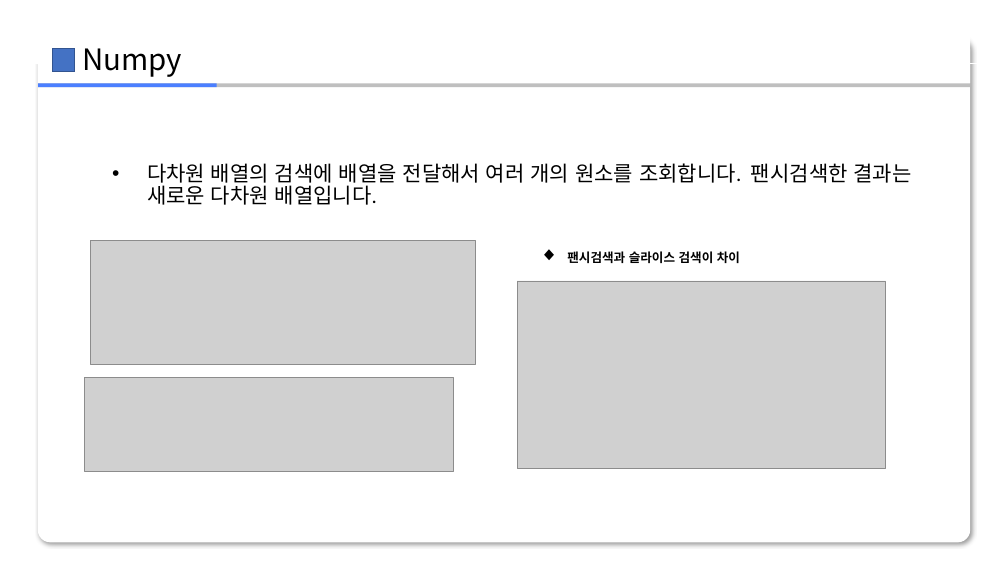
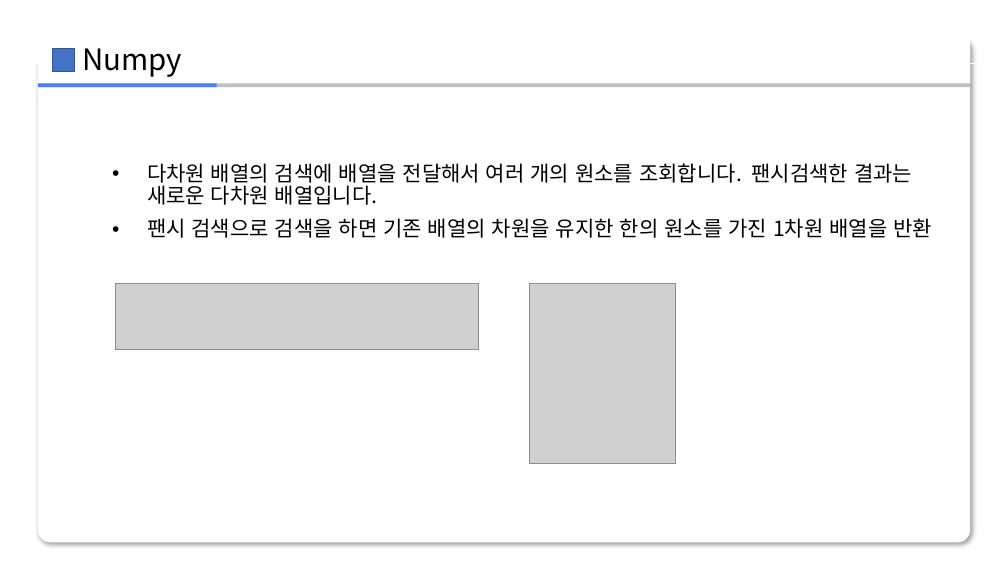
Before and after one commit to zerosum99/numpy_itple, a slide deck: slide 18 of 03장/[넘파이]03장.pptx (slide 10 before the commit). Drawn at 1008x567 pixels with LibreOffice and Linux fonts; fonts in the diff are those of the drawing; grey boxes stand for pictures; background and template pictures are left out. Boxes give left, top, right and bottom in pixels: in the first picture for what was removed or moved away, otherwise in the second. Text is boxed around its words. In the diff, an @@ line names an element or a change of style, - is before the commit and + after.

```diff
--- a/03장/[넘파이]03장.pptx
+++ b/03장/[넘파이]03장.pptx
@@ text at <box>192,163,633,238</box>: text changed @@
-팬시 검색 1
+배열로 원소 검색 1
@@ text at <box>147,218,932,238</box>: paragraph added @@
+• 팬시 검색으로 검색을 하면 기존 배열의 차원을 유지한 한의 원소를 가진 1차원 배열을 반환
@@ picture removed at <box>91,240,476,364</box> @@
@@ text removed at <box>567,251,740,263</box> @@
-◆ 팬시검색과 슬라이스 검색이 차이
@@ picture added at <box>115,284,479,349</box> @@
@@ picture removed at <box>517,281,886,469</box> @@
@@ picture added at <box>529,284,676,463</box> @@
@@ picture removed at <box>85,378,454,472</box> @@
```
Also in this commit, not shown: 11 other slides changed, 23 slides added, 3 slides removed, 1 other file.
